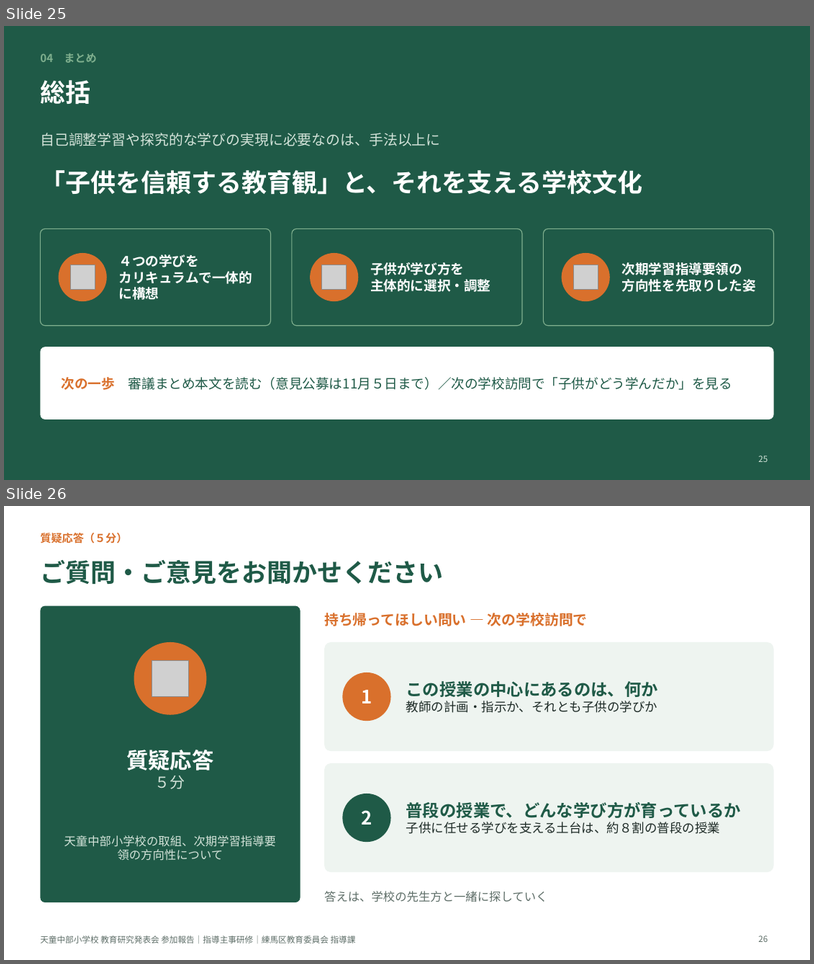
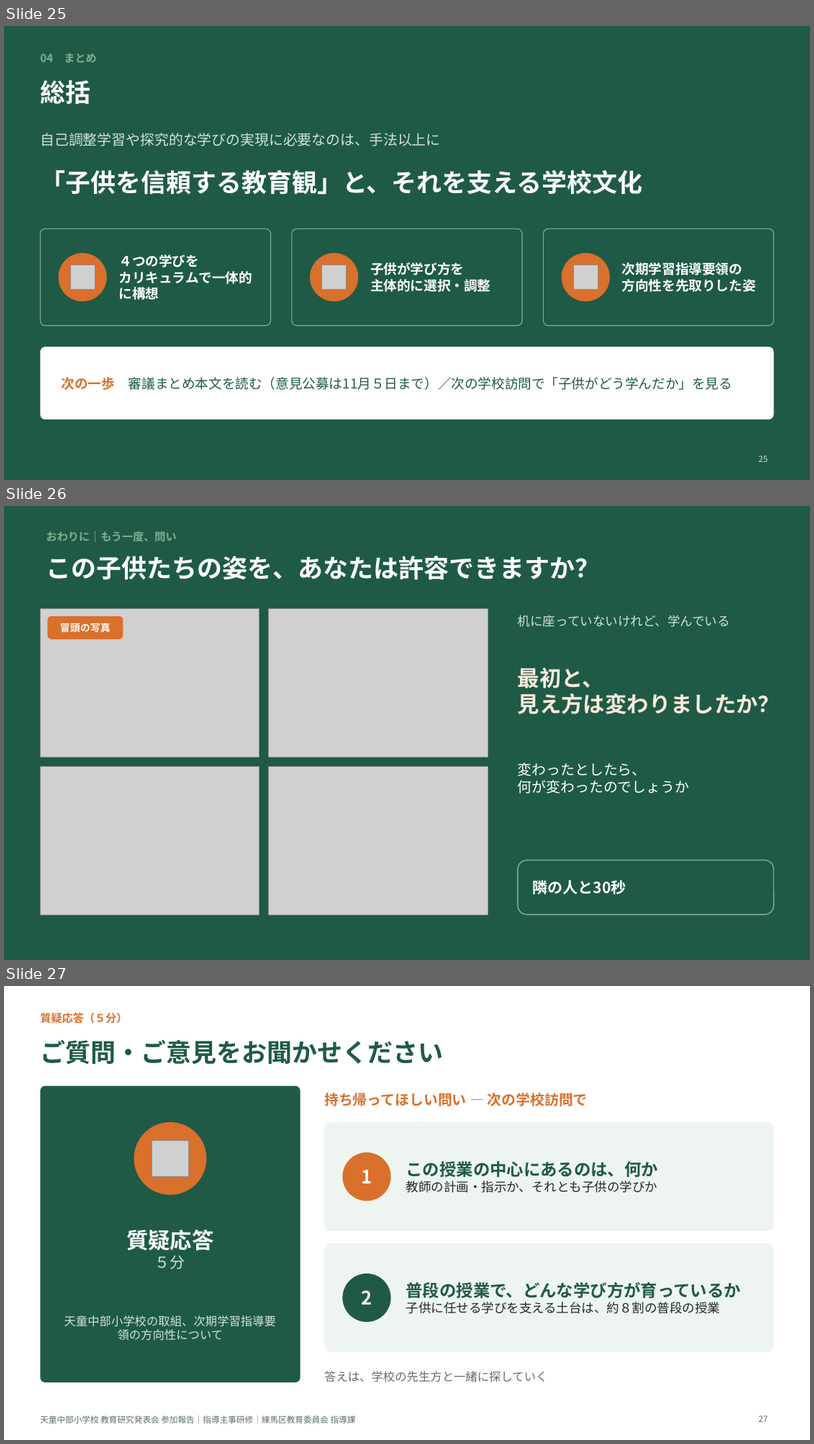
Before and after one commit to contynet730-star/con30, a slide deck: 天童中部小学校視察/081019_天童中部小学校_指導主事研修スライド_クイズ版.pptx. Shown one above the other, each under a label of ours: slides 25 and 26 before the commit, slides 25, 26 and 27 after it. The pictures are 814x964 and 814x1444 pixels, drawn with LibreOffice and Linux fonts; fonts in the diff are those of the drawing; grey boxes stand for pictures. Boxes give left, top, right and bottom in pixels: in the first picture for what was removed or moved away, otherwise in the second. Text is boxed around its words. In the diff, an @@ line names an element or a change of style, - is before the commit and + after.

```diff
--- a/天童中部小学校視察/081019_天童中部小学校_指導主事研修スライド_クイズ版.pptx
+++ b/天童中部小学校視察/081019_天童中部小学校_指導主事研修スライド_クイズ版.pptx
@@ slide 26 added at (4,506,810,960), background #1F5A47 @@
@@ text added at (46,531,177,542), 13 pt, text #7FAF8E, bold @@
+おわりに｜もう一度、問い
@@ title added at (46,556,601,579), 30 pt, text #FFFFFF, bold @@
+この子供たちの姿を、あなたは許容できますか？
@@ picture added at (40,609,260,757) @@
@@ picture added at (269,609,488,757) @@
@@ rounded rectangle added at (47,616,124,639), fill #D9702C, 12 pt, text #FFFFFF, bold @@
+冒頭の写真
@@ text added at (518,615,730,627), 15 pt, text #D3E3D9 @@
+机に座っていないけれど、学んでいる
@@ text added at (518,667,780,714), 26 pt, text #FBEADB, bold @@
+最初と、
+見え方は変わりましたか？
@@ text added at (518,762,689,793), 17 pt, text #FFFFFF @@
+変わったとしたら、
+何が変わったのでしょうか
@@ picture added at (40,766,260,914) @@
@@ picture added at (269,766,488,914) @@
@@ rounded rectangle added at (518,860,774,914), outline #7FAF8E 1.25 pt @@
@@ text added at (533,880,627,894), 18 pt, text #FFFFFF, bold @@
+隣の人と30秒
@@ what was slide 26 is now slide 27 @@
@@ page number at (759,1415,768,1422): text changed @@
-26
+27
```
